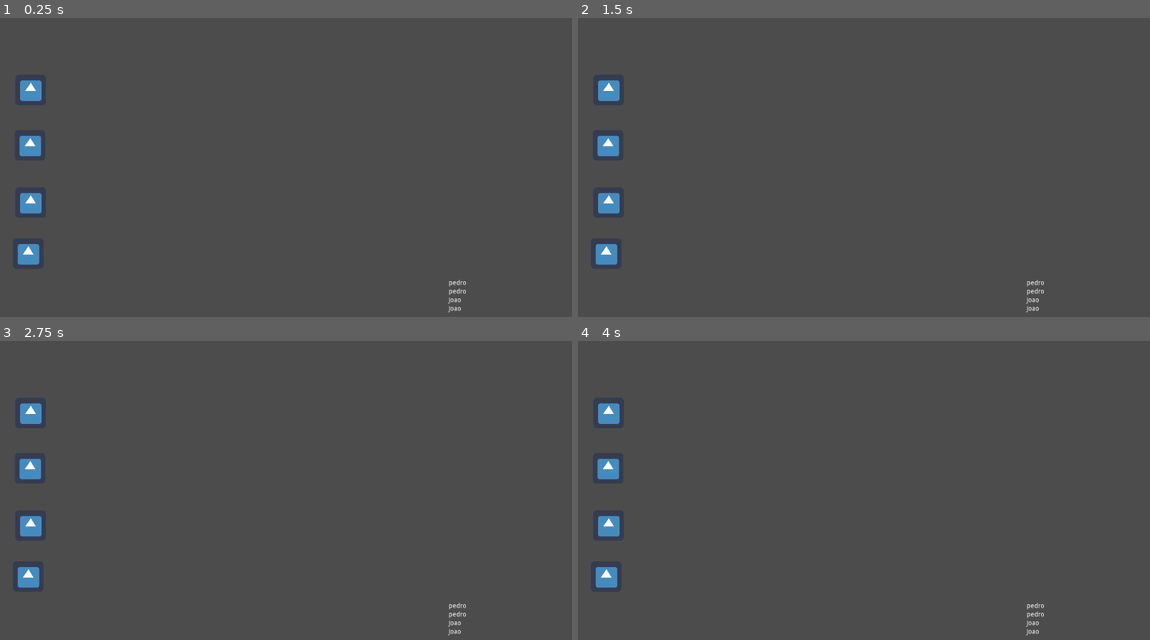
Above: before the commit, frames 1-4 (two rows, left to right).
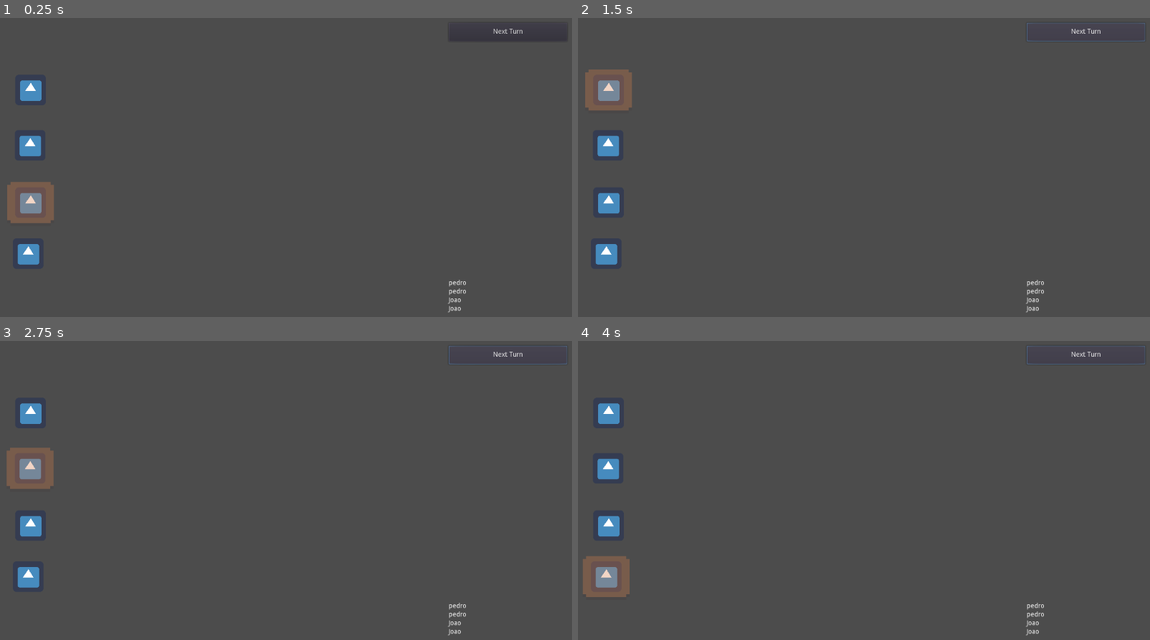
Above: after the commit, the same moments.

Repository: SiTOTG/Magic-Wars
Game: Godot game, scene res://Main.tscn
Same seed, same stepped clock (60 frames per second), same inputs: the game is played once before the commit and once after it. The engine's default icon, where the game draws it, is replaced by a stand-in: a white triangle on a blue panel in a dark square.
Inputs (mouse positions are in pixels of both pictures, inside the frame that each line leads up to):
- Up to frame 1 (0.25 s): no input
- Up to frame 2 (1.5 s): click (1087, 32) at 0.5 s, where only the run after the commit has a clickable "Next Turn"; click (1087, 32) at 1.25 s, where only the run after the commit has a clickable "Next Turn"
- Up to frame 3 (2.75 s): click (509, 355) at 2 s, where only the run after the commit has a clickable "Next Turn"
- Up to frame 4 (4 s): tap Enter at 2.75 s; tap Space at 3.5 s

The runs differ from the first frame. In frame 1, 1.2% of the frame differs, in the area x 1-99%, y 3-69%; in frame 2, 1.2%; in frame 3, 1.2%, in the area x 1-100%, y 1-50%; in frame 4, 1.2%.

Commit message:
Add current turn indicator and current turn logic

Diff:
--- a/Main.tscn
+++ b/Main.tscn
@@ -7,10 +7,6 @@
 
 [node name="Main" type="Node2D"]
 script = ExtResource( 2 )
-
-[node name="CanvasLayer" type="CanvasLayer" parent="."]
-
-[node name="TurnOrder" parent="CanvasLayer" instance=ExtResource( 3 )]
 
 [node name="CharacterNode1" parent="." instance=ExtResource( 1 )]
 position = Vector2( 67, 151 )
@@ -23,3 +19,7 @@
 
 [node name="CharacterNode4" parent="." instance=ExtResource( 4 )]
 position = Vector2( 62, 494 )
+
+[node name="CanvasLayer" type="CanvasLayer" parent="."]
+
+[node name="TurnOrder" parent="CanvasLayer" instance=ExtResource( 3 )]
--- a/World/TurnOrder/TurnOrder.gd
+++ b/World/TurnOrder/TurnOrder.gd
@@ -1,7 +1,9 @@
 extends Control
 
-onready var character_list_ui = $MarginContainer/CharacterList
+onready var character_list_ui = $ListArea/CharacterList
+onready var current_turn_indicator = $CurrentTurnIndicator
 var character_order := []
+var current_turn: CharacterNode = null
 
 func _ready():
 	for character_node in get_tree().get_nodes_in_group("Characters"):
@@ -9,6 +11,7 @@
 			character_order.append(character_node)
 
 	character_order.sort_custom(SpeedSorter, "sort_speed")
+	current_turn = character_order[0]
 	update_ui()
 
 func update_ui():
@@ -20,6 +23,20 @@
 		label.text = character_node.character.characterName
 		character_list_ui.add_child(label)
 
+	update_turn_ui()
+
+func update_turn_ui():
+	if current_turn:
+		current_turn_indicator.global_position = current_turn.global_position
+		current_turn_indicator.visible = true
+	else:
+		current_turn_indicator.visible = false
+
 class SpeedSorter:
 	static func sort_speed(a: CharacterNode, b: CharacterNode):
 		return a.character.speed > b.character.speed
+
+func _on_NextTurnButton_pressed():
+	var idx = (character_order.find(current_turn) + 1) % character_order.size()
+	current_turn = character_order[idx]
+	update_turn_ui()
--- a/World/TurnOrder/TurnOrder.tscn
+++ b/World/TurnOrder/TurnOrder.tscn
@@ -1,13 +1,14 @@
-[gd_scene load_steps=2 format=2]
+[gd_scene load_steps=3 format=2]
 
 [ext_resource path="res://World/TurnOrder/TurnOrder.gd" type="Script" id=1]
+[ext_resource path="res://Assets/atlas.png" type="Texture" id=2]
 
 [node name="TurnOrder" type="Control"]
 anchor_right = 1.0
 anchor_bottom = 1.0
 script = ExtResource( 1 )
 
-[node name="MarginContainer" type="MarginContainer" parent="."]
+[node name="ListArea" type="MarginContainer" parent="."]
 anchor_left = 1.0
 anchor_top = 1.0
 anchor_right = 1.0
@@ -17,10 +18,39 @@
 margin_right = -10.0
 margin_bottom = -10.0
 
-[node name="ReferenceRect" type="ReferenceRect" parent="MarginContainer"]
+[node name="ReferenceRect" type="ReferenceRect" parent="ListArea"]
 margin_right = 248.0
 margin_bottom = 341.0
 
-[node name="CharacterList" type="VBoxContainer" parent="MarginContainer"]
+[node name="CharacterList" type="VBoxContainer" parent="ListArea"]
 margin_right = 248.0
 margin_bottom = 341.0
+
+[node name="CurrentTurnIndicator" type="Sprite" parent="."]
+modulate = Color( 1, 1, 1, 0.321569 )
+show_behind_parent = true
+position = Vector2( -0.499998, -2.92063e-06 )
+scale = Vector2( 7.0625, 6.125 )
+z_index = 20
+texture = ExtResource( 2 )
+region_enabled = true
+region_rect = Rect2( 416, 112, 16, 16 )
+
+[node name="ButtonArea" type="MarginContainer" parent="."]
+anchor_left = 1.0
+anchor_right = 1.0
+margin_left = -258.0
+margin_top = 10.0
+margin_right = -10.0
+margin_bottom = 49.0
+
+[node name="ReferenceRect" type="ReferenceRect" parent="ButtonArea"]
+margin_right = 248.0
+margin_bottom = 39.0
+
+[node name="NextTurnButton" type="Button" parent="ButtonArea"]
+margin_right = 248.0
+margin_bottom = 39.0
+text = "Next Turn"
+
+[connection signal="pressed" from="ButtonArea/NextTurnButton" to="." method="_on_NextTurnButton_pressed"]
Binary file added: Assets/atlas.png
Not shown, added: Assets/atlas.png.import
